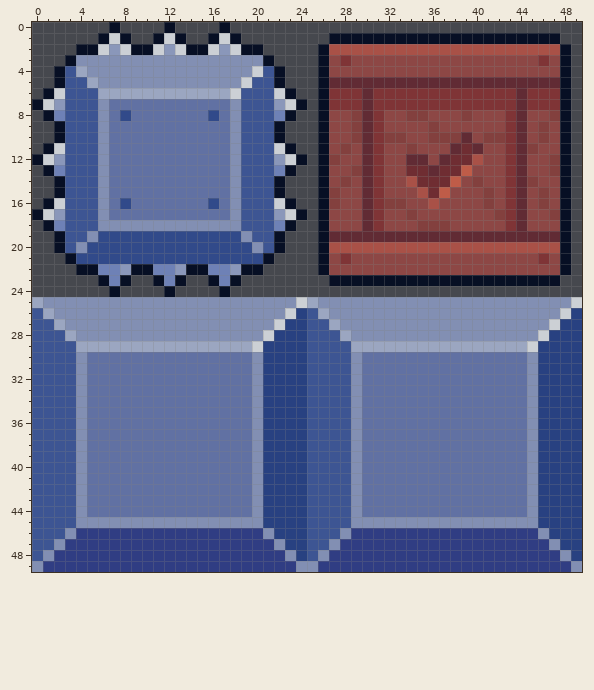
Edited in one commit: pixel-art sprite (android/preassets/default/specialObjects.png). Above: the version before the commit.
The file is 100x100 pixels, drawn in blocks of 2x2; one block is one cell here. Colours within 5 levels of each other are drawn and written as one.
After the commit:
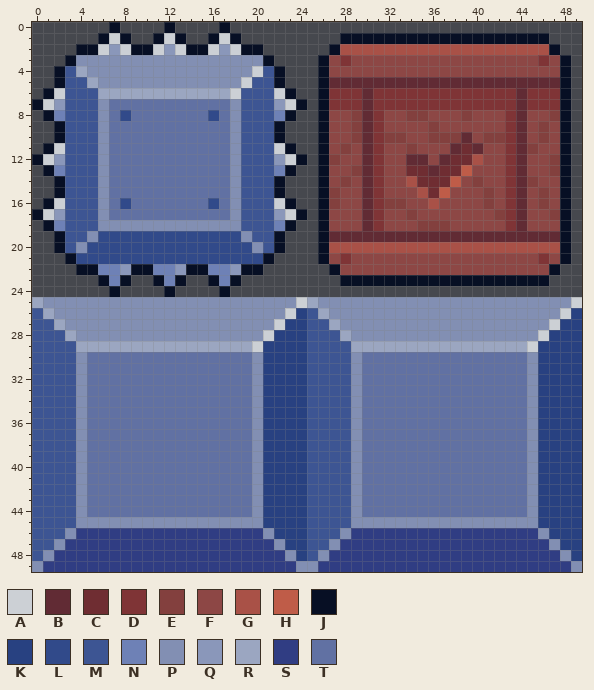
Palette (. is transparent): A #ccd0d5  B #612b34  C #6f2d32  D #7f3436  E #83403e  F #8d4745  G #a95147  H #bf5c48  J #070f24  K #284181  L #314a8a  M #3d5593  N #6e81b6  P #828fb3  Q #8a97ba  R #9ba6c1  S #303d83  T #6171a3
Edits made:
{"y":1,"x":27,"old":"J","new":"."}
{"y":1,"x":47,"old":"J","new":"."}
{"y":2,"x":26,"old":"JG","new":".J"}
{"y":2,"x":47,"old":"GJ","new":"J."}
{"y":22,"x":26,"old":"JF","new":".J"}
{"y":22,"x":47,"old":"FJ","new":"J."}
{"y":23,"x":27,"old":"J","new":"."}
{"y":23,"x":47,"old":"J","new":"."}
{"label":"changed","picture_box":[318,33,340,55]}
{"label":"changed","picture_box":[549,33,571,55]}
{"label":"changed","picture_box":[318,264,340,286]}
{"label":"changed","picture_box":[549,264,571,286]}
